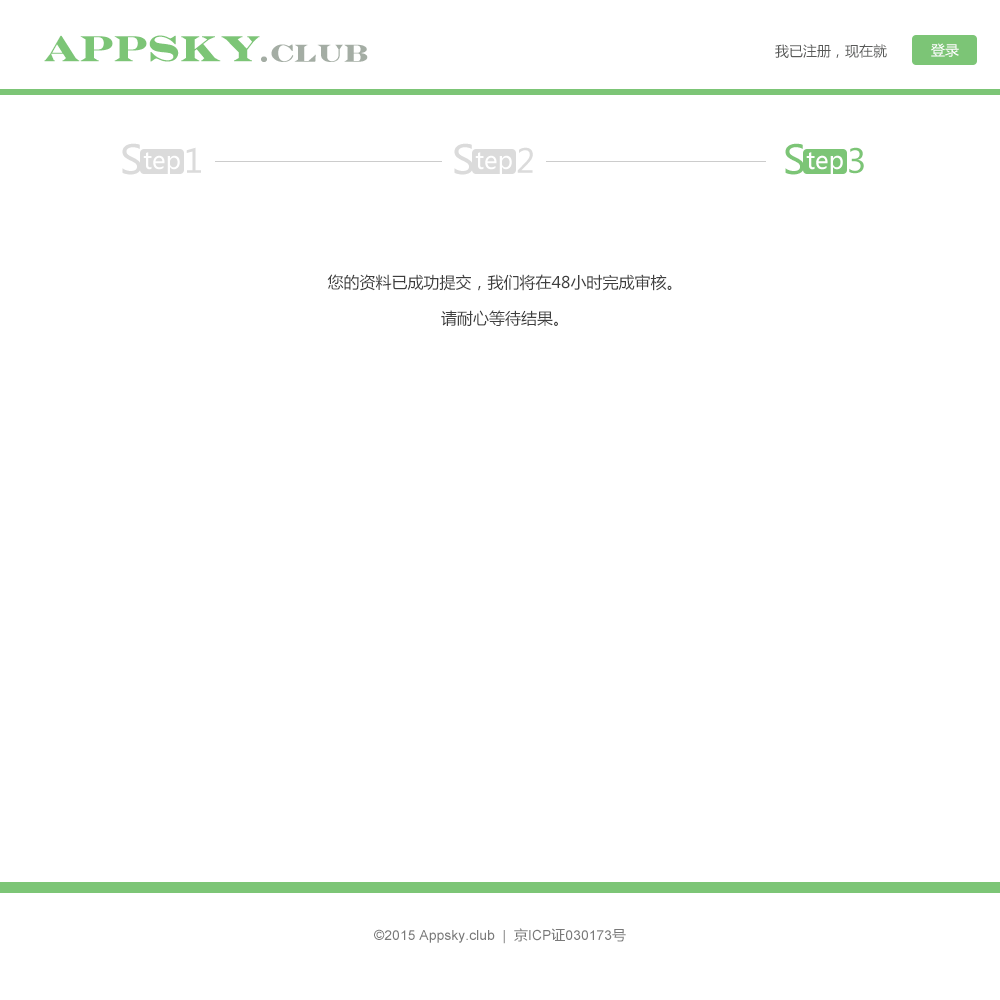
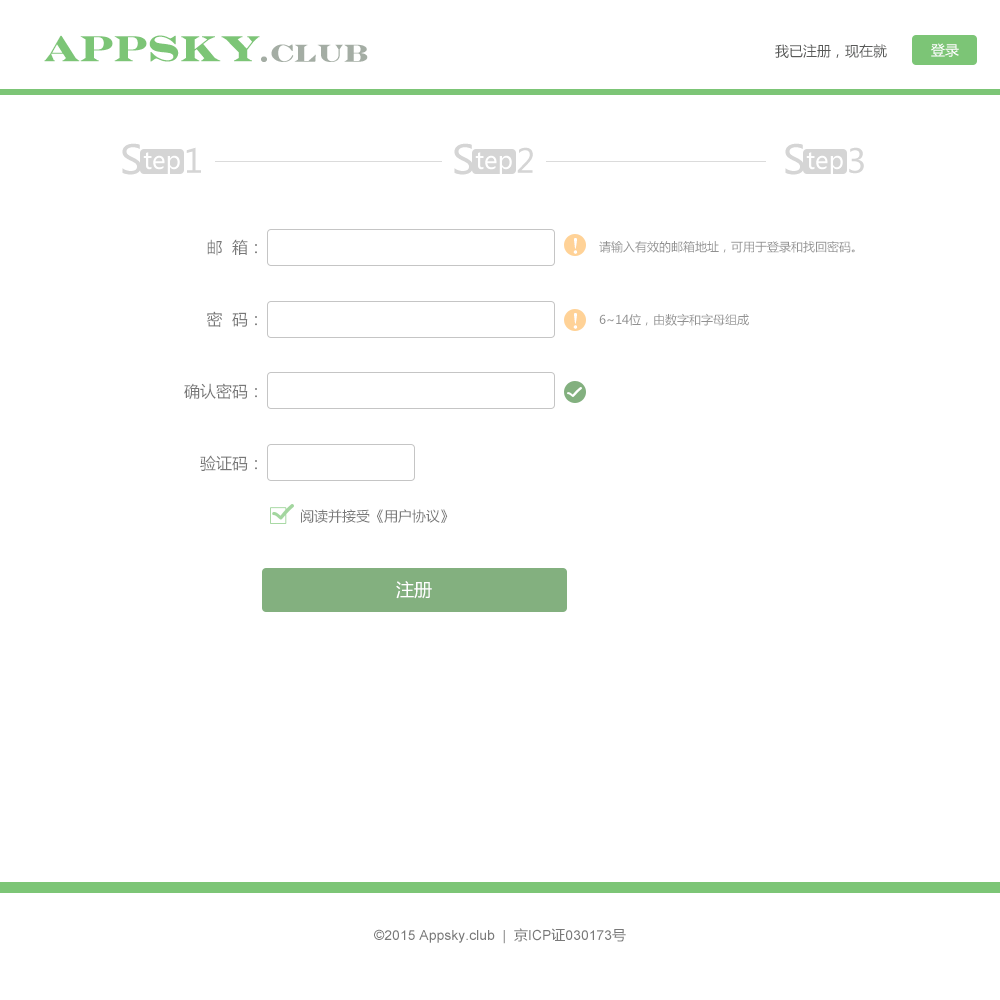
Two versions of the same layered image (1000 x 1000). Layer-by-layer changes:
hid group "Step3" (20 layers) over [122, 143, 864, 409]
showed group "Step1" (32 layers), opacity 100% → 70% over [122, 143, 864, 612]
painted on "3" (3rd of 3, in "Step1" › "组 2 副本 2") over [849, 147, 864, 174]
painted on "S" (7th of 9, in "Step1" › "组 2 副本 2") over [785, 143, 804, 175]
painted on "Rounded Rectangle 2" (7th of 9, in "Step1" › "组 2 副本 2") over [803, 149, 847, 174]
painted on "2" (3rd of 3, in "Step1" › "组 2 副本") over [518, 148, 533, 173]
painted on "S" (8th of 9, in "Step1" › "组 2 副本") over [454, 144, 473, 175]
painted on "Rounded Rectangle 2" (8th of 9, in "Step1" › "组 2 副本") over [472, 149, 516, 174]
painted on "1" (3rd of 3, in "Step1" › "组 2") over [187, 148, 201, 173]
painted on "S" (9th of 9, in "Step1" › "组 2") over [122, 144, 141, 175]
painted on "Rounded Rectangle 2" (9th of 9, in "Step1" › "组 2") over [140, 149, 184, 174]
